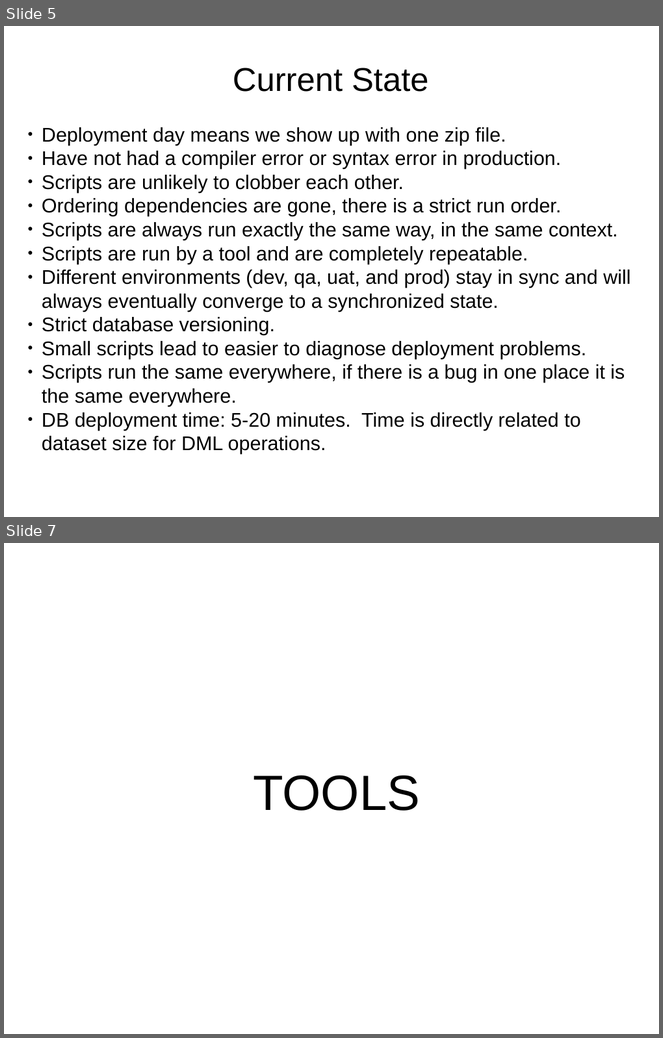
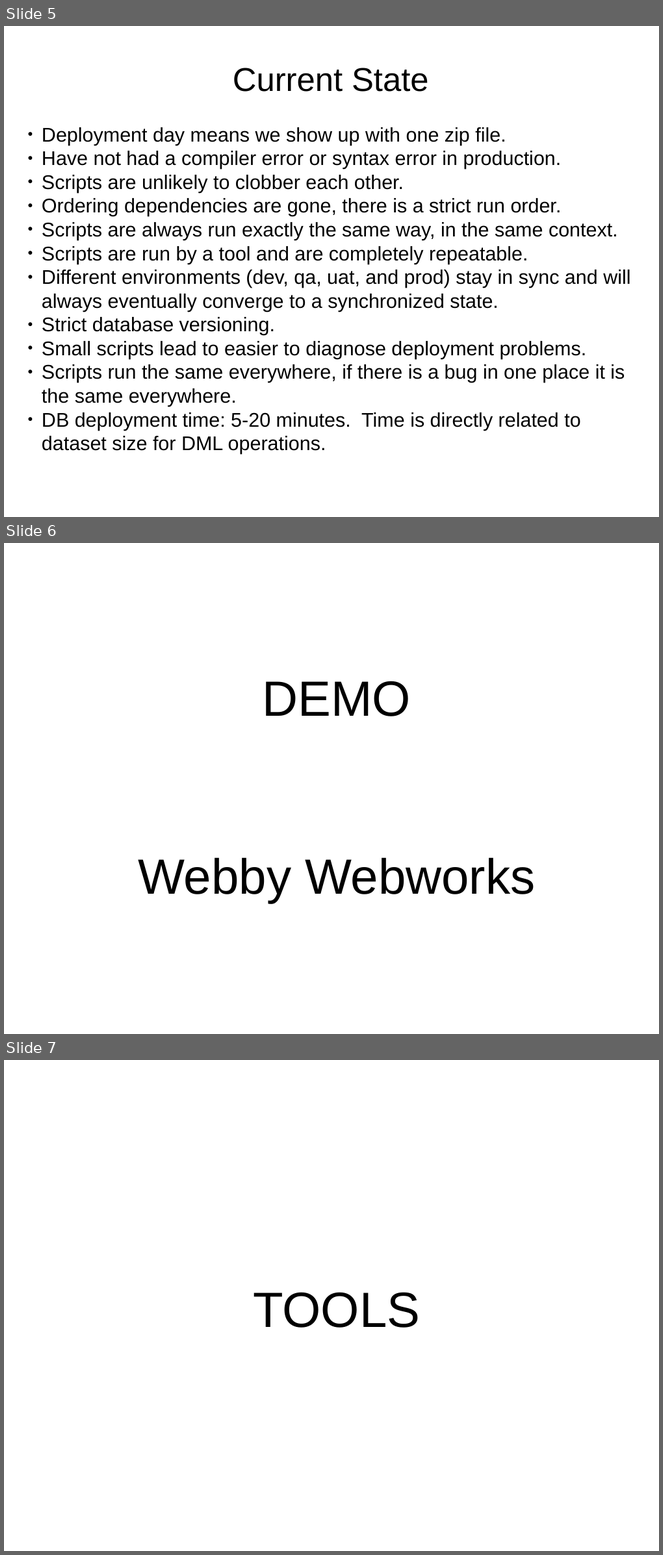
Before and after one commit to dwclark/flyway-dsl-demo, a slide deck: flyway-presentation.odp. Shown one above the other, each under a label of ours: slides 5 and 7 before the commit, slides 5, 6 and 7 after it; the slides between them are not shown. The pictures are 663x1038 and 663x1555 pixels, drawn with LibreOffice and Linux fonts; fonts in the diff are those of the drawing. Boxes give left, top, right and bottom in pixels: in the first picture for what was removed or moved away, otherwise in the second. Text is boxed around its words. In the diff, an @@ line names an element or a change of style, - is before the commit and + after.

Commit message:
Updated presentations, created webby webworks

```diff
--- a/flyway-presentation.odp
+++ b/flyway-presentation.odp
@@ slide 6 added at <box>4,543,659,1034</box>, background #FFFFFF @@
@@ text added at <box>138,681,535,904</box>, 60 pt, text #000000 @@
+DEMO
+Webby Webworks
```
Also in this commit, not shown: 1 slide removed, 3 other files.
